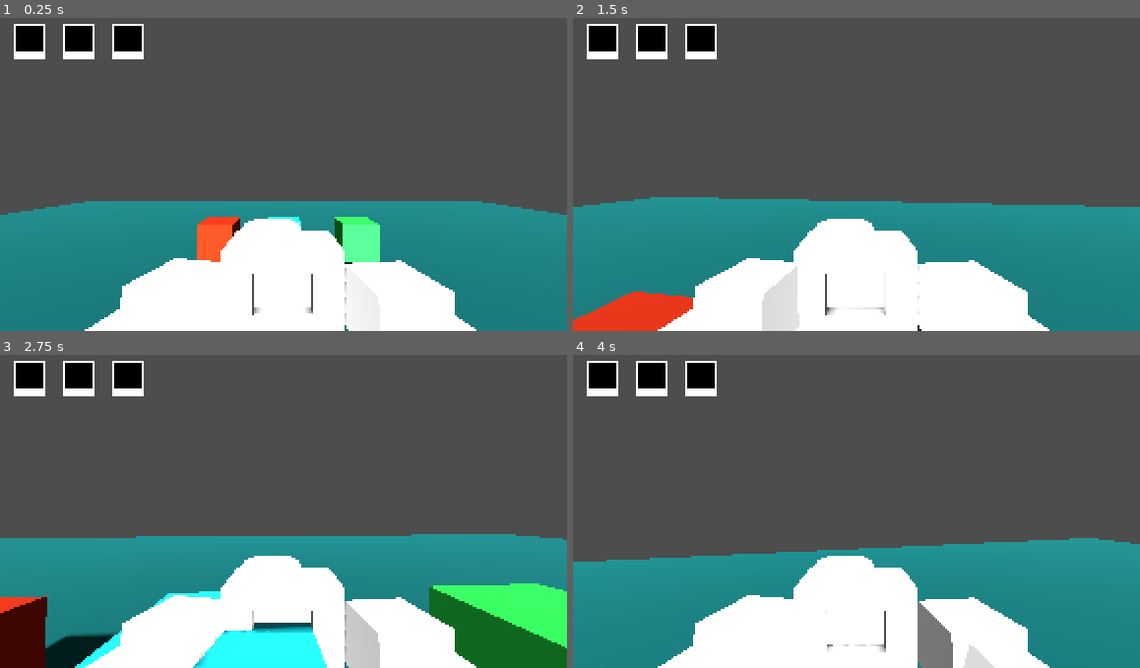
Above: before the commit, frames 1-4 (two rows, left to right).
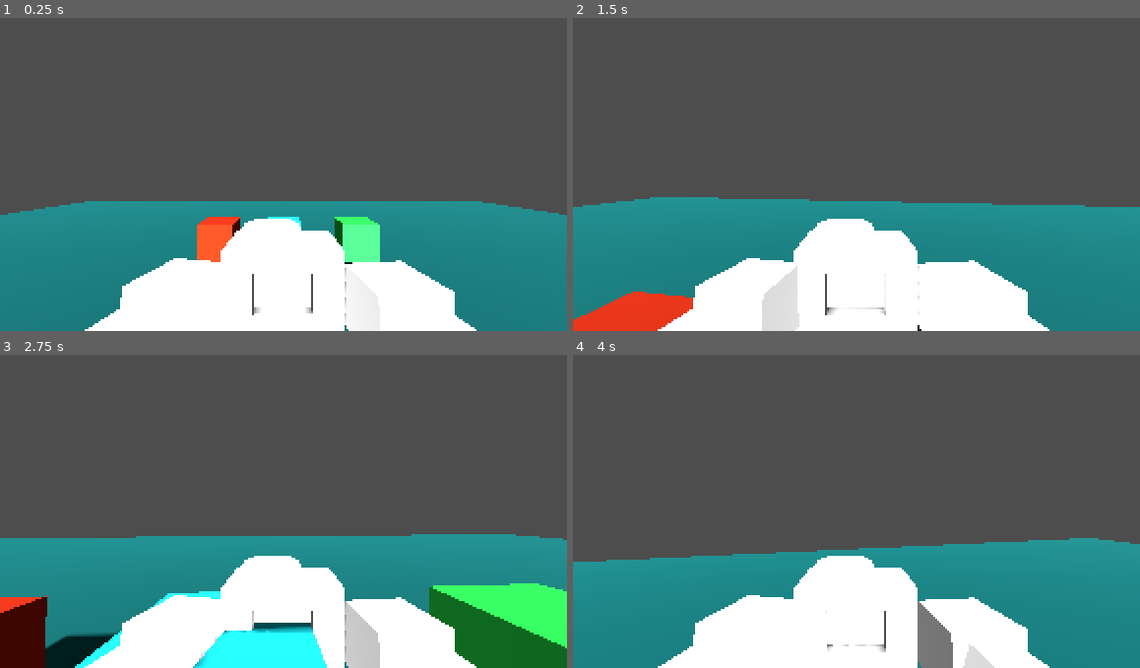
Above: after the commit, the same moments.

Repository: G4vp/TheCopyCam
Game: Godot game, scene res://Scenes/Environment/level.tscn
The game is run twice, just before and just after one commit, with the same random seed, the same clock (stepped at 60 frames per second) and the same inputs.
Inputs (mouse positions are in pixels of both pictures, inside the frame that each line leads up to):
- Up to frame 1 (0.25 s): no input
- Up to frame 2 (1.5 s): move the mouse to (884, 171) at 0.52 s; press the mouse at (884, 171) at 0.53 s; hold Up (move_up) from 0.53 s (still down); tap Space (jump) at 0.77 s; move the mouse to (828, 171) at 1.27 s; release the mouse at (828, 171) at 1.28 s; right-click (828, 171) at 1.35 s
- Up to frame 3 (2.75 s): keep holding Up (move_up); tap Space (jump) at 1.52 s; tap Enter at 2 s; move the mouse to (300, 502) at 2.02 s; press the mouse at (300, 502) at 2.03 s
- Up to frame 4 (4 s): keep holding Up (move_up); tap Space (jump) at 2.75, 3.02, 3.77 s; move the mouse to (850, 514) at 2.77 s; release the mouse at (850, 514) at 2.78 s; right-click (850, 514) at 2.85 s; move the mouse to (901, 511) at 3.52 s; press the mouse at (901, 511) at 3.53 s

The runs differ from the first frame. In frame 1, 1.9% of the frame differs, in the area x 2-26%, y 1-14%; in frame 2, 1.9%; in frame 3, 1.9%; in frame 4, 1.9%.

Commit message:
Test Levels

Diff:
--- a/Scenes/Characters/copy_cam_controller.gd
+++ b/Scenes/Characters/copy_cam_controller.gd
@@ -9,7 +9,7 @@
 @export var WHITE_PARTICLES : GPUParticles3D
 @export var RED_PARTICLES : GPUParticles3D
 
-@export var MAX_PHOTOS: int = 3
+var MAX_PHOTOS: int
 var PHOTOS_COUNT: int = 0
 var PHOTOS_PUT_COUNT : int = 0
 
@@ -21,7 +21,7 @@
 
 # Called when the node enters the scene tree for the first time.
 func _ready():
-	pass # Replace with function body.
+	MAX_PHOTOS = (self.owner as Player).MAX_PHOTOS
 
 
 # Called every frame. 'delta' is the elapsed time since the previous frame.
--- a/Scenes/Characters/player.gd
+++ b/Scenes/Characters/player.gd
@@ -1,3 +1,4 @@
+class_name Player
 extends CharacterBody3D
 
 const SPEED = 5.0
@@ -5,6 +6,7 @@
 
 @export var MOUSE_SENSITIVITY : float = 0.6
 @export var CAMERA_CONTROLLER : Node3D
+@export var MAX_PHOTOS: int
 
 
 var TILT_LOWER_LIMIT := deg_to_rad(-90.0)
--- a/Scenes/Characters/player.tscn
+++ b/Scenes/Characters/player.tscn
@@ -9,7 +9,7 @@
 
 [sub_resource type="CapsuleShape3D" id="CapsuleShape3D_11kdu"]
 
-[sub_resource type="CapsuleMesh" id="CapsuleMesh_baok0"]
+[sub_resource type="BoxMesh" id="BoxMesh_1dki1"]
 
 [node name="Player" type="CharacterBody3D" node_paths=PackedStringArray("CAMERA_CONTROLLER")]
 script = ExtResource("1_owhbk")
@@ -63,8 +63,9 @@
 shape = SubResource("CapsuleShape3D_11kdu")
 
 [node name="MeshInstance3D" type="MeshInstance3D" parent="CollisionShape3D"]
+transform = Transform3D(0.911888, 0, 0, 0, 0.818446, 0, 0, 0, 0.583972, 0, 1.05591, 0.484323)
 visible = false
-mesh = SubResource("CapsuleMesh_baok0")
+mesh = SubResource("BoxMesh_1dki1")
 skeleton = NodePath("../..")
 
 [connection signal="add_photos_frames" from="CameraController/CopyCamController" to="PhotosFrameControl" method="_on_add_photos_frames"]
--- /dev/null
+++ b/Scenes/Environment/Floor.gd
@@ -0,0 +1,17 @@
+extends MeshInstance3D
+
+
+# Called when the node enters the scene tree for the first time.
+func _ready():
+	pass # Replace with function body.
+
+
+# Called every frame. 'delta' is the elapsed time since the previous frame.
+func _process(delta):
+	pass
+
+
+func _on_area_3d_player_entered(body):
+	var player = body as Player
+	if player:
+		get_tree().reload_current_scene()
--- /dev/null
+++ b/Scenes/Environment/Level1.tscn
@@ -0,0 +1,73 @@
+[gd_scene load_steps=12 format=3 uid="uid://civ7ghdpn0q43"]
+
+[ext_resource type="PackedScene" uid="uid://bw7d85psgg340" path="res://Scenes/Objects/red_cube.tscn" id="1_2rtbj"]
+[ext_resource type="PackedScene" uid="uid://fdlxo75d2rod" path="res://Scenes/Characters/player.tscn" id="1_s84oy"]
+[ext_resource type="PackedScene" uid="uid://cedg63m5svkm6" path="res://Scenes/Environment/floor.tscn" id="2_a7ab5"]
+
+[sub_resource type="Environment" id="Environment_7e7mk"]
+background_mode = 1
+background_color = Color(0.00392157, 0.00784314, 0.0352941, 1)
+
+[sub_resource type="CameraAttributesPractical" id="CameraAttributesPractical_d1qnr"]
+
+[sub_resource type="BoxShape3D" id="BoxShape3D_577m8"]
+
+[sub_resource type="StandardMaterial3D" id="StandardMaterial3D_icbxx"]
+albedo_color = Color(0, 0.443137, 0.447059, 1)
+
+[sub_resource type="BoxMesh" id="BoxMesh_ihr71"]
+material = SubResource("StandardMaterial3D_icbxx")
+
+[sub_resource type="StandardMaterial3D" id="StandardMaterial3D_o4hur"]
+albedo_color = Color(1, 1, 0.560784, 0.301961)
+emission_enabled = true
+emission = Color(1, 0.960784, 0, 1)
+emission_energy_multiplier = 7.0
+rim_enabled = true
+refraction_enabled = true
+disable_receive_shadows = true
+grow_amount = 1.0
+
+[sub_resource type="BoxMesh" id="BoxMesh_litt5"]
+material = SubResource("StandardMaterial3D_o4hur")
+
+[sub_resource type="BoxShape3D" id="BoxShape3D_wdqjo"]
+
+[node name="Level1" type="Node3D"]
+
+[node name="red_cube" parent="." instance=ExtResource("1_2rtbj")]
+transform = Transform3D(1, 0, 0, 0, 1, 0, 0, 0, 1, 0, 1, 0)
+
+[node name="WorldEnvironment" type="WorldEnvironment" parent="."]
+environment = SubResource("Environment_7e7mk")
+camera_attributes = SubResource("CameraAttributesPractical_d1qnr")
+
+[node name="Player" parent="." instance=ExtResource("1_s84oy")]
+transform = Transform3D(1, 0, 0, 0, 1, 0, 0, 0, 1, 0, 2.34059, 12.9777)
+MAX_PHOTOS = 1
+
+[node name="DirectionalLight3D" type="DirectionalLight3D" parent="."]
+transform = Transform3D(1, 0, 0, 0, 0.827061, 0.562112, 0, -0.562112, 0.827061, 0, 18.0007, 16.1436)
+shadow_enabled = true
+
+[node name="Floor" parent="." instance=ExtResource("2_a7ab5")]
+
+[node name="StaticBody3D2" type="StaticBody3D" parent="."]
+transform = Transform3D(8.1469, 0, 0, 0, 1.76266, 0, 0, 0, 6.56546, 0.00822496, 1.16128, -15.5602)
+
+[node name="CollisionShape3D" type="CollisionShape3D" parent="StaticBody3D2"]
+shape = SubResource("BoxShape3D_577m8")
+
+[node name="MeshInstance3D2" type="MeshInstance3D" parent="StaticBody3D2"]
+mesh = SubResource("BoxMesh_ihr71")
+skeleton = NodePath("../../StaticBody3D/MeshInstance3D")
+
+[node name="StaticBody3D" type="Area3D" parent="."]
+transform = Transform3D(1.41763, 0, 0, 0, 2.95607, 0, 0, 0, 0.817863, 0, 3.83764, -15.8635)
+
+[node name="MeshInstance3D" type="MeshInstance3D" parent="StaticBody3D"]
+mesh = SubResource("BoxMesh_litt5")
+skeleton = NodePath("../..")
+
+[node name="CollisionShape3D" type="CollisionShape3D" parent="StaticBody3D"]
+shape = SubResource("BoxShape3D_wdqjo")
--- /dev/null
+++ b/Scenes/Environment/Level2.tscn
@@ -0,0 +1,73 @@
+[gd_scene load_steps=12 format=3 uid="uid://yeymdnw0do6a"]
+
+[ext_resource type="PackedScene" uid="uid://fdlxo75d2rod" path="res://Scenes/Characters/player.tscn" id="1_akjcu"]
+[ext_resource type="PackedScene" uid="uid://cedg63m5svkm6" path="res://Scenes/Environment/floor.tscn" id="2_vwsdv"]
+[ext_resource type="PackedScene" uid="uid://drbc4mlu2pion" path="res://Scenes/Objects/green_cube.tscn" id="3_ohq0x"]
+
+[sub_resource type="Environment" id="Environment_whqyi"]
+background_mode = 1
+background_color = Color(0.00392157, 0.00784314, 0.0352941, 1)
+
+[sub_resource type="CameraAttributesPractical" id="CameraAttributesPractical_61uey"]
+
+[sub_resource type="BoxShape3D" id="BoxShape3D_0tk7h"]
+
+[sub_resource type="StandardMaterial3D" id="StandardMaterial3D_ul0os"]
+albedo_color = Color(0, 0.443137, 0.447059, 1)
+
+[sub_resource type="BoxMesh" id="BoxMesh_a4ehk"]
+material = SubResource("StandardMaterial3D_ul0os")
+
+[sub_resource type="StandardMaterial3D" id="StandardMaterial3D_vgwbi"]
+albedo_color = Color(1, 1, 0.560784, 0.301961)
+emission_enabled = true
+emission = Color(1, 0.960784, 0, 1)
+emission_energy_multiplier = 7.0
+rim_enabled = true
+refraction_enabled = true
+disable_receive_shadows = true
+grow_amount = 1.0
+
+[sub_resource type="BoxMesh" id="BoxMesh_4o68e"]
+material = SubResource("StandardMaterial3D_vgwbi")
+
+[sub_resource type="BoxShape3D" id="BoxShape3D_o1jl8"]
+
+[node name="Level2" type="Node3D"]
+
+[node name="WorldEnvironment" type="WorldEnvironment" parent="."]
+environment = SubResource("Environment_whqyi")
+camera_attributes = SubResource("CameraAttributesPractical_61uey")
+
+[node name="Player" parent="." instance=ExtResource("1_akjcu")]
+transform = Transform3D(1, 0, 0, 0, 1, 0, 0, 0, 1, 0, 2.34059, 12.9777)
+MAX_PHOTOS = 3
+
+[node name="DirectionalLight3D" type="DirectionalLight3D" parent="."]
+transform = Transform3D(1, 0, 0, 0, 0.827061, 0.562112, 0, -0.562112, 0.827061, 0, 18.0007, 16.1436)
+shadow_enabled = true
+
+[node name="Floor" parent="." instance=ExtResource("2_vwsdv")]
+
+[node name="green_cube" parent="." instance=ExtResource("3_ohq0x")]
+transform = Transform3D(1, 0, 0, 0, 1, 0, 0, 0, 1, 0, 1.38392, 0)
+
+[node name="StaticBody3D2" type="StaticBody3D" parent="."]
+transform = Transform3D(8.1469, 0, 0, 0, 3.32104, 0, 0, 0, 6.56546, 0.00632238, 1.64915, -15.5592)
+
+[node name="CollisionShape3D" type="CollisionShape3D" parent="StaticBody3D2"]
+shape = SubResource("BoxShape3D_0tk7h")
+
+[node name="MeshInstance3D2" type="MeshInstance3D" parent="StaticBody3D2"]
+mesh = SubResource("BoxMesh_a4ehk")
+skeleton = NodePath("../../StaticBody3D/MeshInstance3D")
+
+[node name="StaticBody3D" type="Area3D" parent="."]
+transform = Transform3D(1.41763, 0, 0, 0, 2.95607, 0, 0, 0, 0.817863, 0, 5.34728, -15.8635)
+
+[node name="MeshInstance3D" type="MeshInstance3D" parent="StaticBody3D"]
+mesh = SubResource("BoxMesh_4o68e")
+skeleton = NodePath("../..")
+
+[node name="CollisionShape3D" type="CollisionShape3D" parent="StaticBody3D"]
+shape = SubResource("BoxShape3D_o1jl8")
--- /dev/null
+++ b/Scenes/Environment/floor.tscn
@@ -0,0 +1,32 @@
+[gd_scene load_steps=6 format=3 uid="uid://cedg63m5svkm6"]
+
+[ext_resource type="Script" path="res://Scenes/Environment/Floor.gd" id="1_8ojms"]
+
+[sub_resource type="StandardMaterial3D" id="StandardMaterial3D_vb521"]
+albedo_color = Color(0, 0.443137, 0.447059, 1)
+
+[sub_resource type="BoxMesh" id="BoxMesh_mdlmg"]
+material = SubResource("StandardMaterial3D_vb521")
+
+[sub_resource type="BoxShape3D" id="BoxShape3D_t4nqy"]
+size = Vector3(2.36419, 1, 2.06168)
+
+[sub_resource type="BoxShape3D" id="BoxShape3D_5fghb"]
+
+[node name="Floor" type="MeshInstance3D"]
+transform = Transform3D(39.1411, 0, 0, 0, 0.547669, 0, 0, 0, 40.8739, 0, 0, 0)
+mesh = SubResource("BoxMesh_mdlmg")
+script = ExtResource("1_8ojms")
+
+[node name="Area3D" type="Area3D" parent="."]
+
+[node name="CollisionShape3D" type="CollisionShape3D" parent="Area3D"]
+transform = Transform3D(1, 0, 0, 0, 1, 0, 0, 0, 1, 0, -8.99286, 0)
+shape = SubResource("BoxShape3D_t4nqy")
+
+[node name="StaticBody3D" type="StaticBody3D" parent="."]
+
+[node name="CollisionShape3D" type="CollisionShape3D" parent="StaticBody3D"]
+shape = SubResource("BoxShape3D_5fghb")
+
+[connection signal="body_entered" from="Area3D" to="." method="_on_area_3d_player_entered"]
--- a/Scenes/Environment/level.tscn
+++ b/Scenes/Environment/level.tscn
@@ -1,21 +1,14 @@
-[gd_scene load_steps=10 format=3 uid="uid://b2daw0iqjjywe"]
+[gd_scene load_steps=8 format=3 uid="uid://b2daw0iqjjywe"]
 
 [ext_resource type="PackedScene" uid="uid://fdlxo75d2rod" path="res://Scenes/Characters/player.tscn" id="1_sj7s6"]
 [ext_resource type="PackedScene" uid="uid://bw7d85psgg340" path="res://Scenes/Objects/red_cube.tscn" id="2_5k2wg"]
+[ext_resource type="PackedScene" uid="uid://cedg63m5svkm6" path="res://Scenes/Environment/floor.tscn" id="2_6f1ka"]
 [ext_resource type="PackedScene" uid="uid://drbc4mlu2pion" path="res://Scenes/Objects/green_cube.tscn" id="2_a8xfv"]
 [ext_resource type="PackedScene" uid="uid://csdcffe0sjepj" path="res://Scenes/Objects/blue_cube.tscn" id="4_uy2gw"]
 
 [sub_resource type="Environment" id="Environment_k625w"]
 
 [sub_resource type="CameraAttributesPractical" id="CameraAttributesPractical_oun7q"]
-
-[sub_resource type="StandardMaterial3D" id="StandardMaterial3D_vb521"]
-albedo_color = Color(0, 0.443137, 0.447059, 1)
-
-[sub_resource type="BoxMesh" id="BoxMesh_a3f0e"]
-material = SubResource("StandardMaterial3D_vb521")
-
-[sub_resource type="BoxShape3D" id="BoxShape3D_8ipng"]
 
 [node name="Level" type="Node3D"]
 
@@ -30,14 +23,7 @@
 transform = Transform3D(1, 0, 0, 0, 0.827061, 0.562112, 0, -0.562112, 0.827061, 0, 18.0007, 16.1436)
 shadow_enabled = true
 
-[node name="Floor" type="MeshInstance3D" parent="."]
-transform = Transform3D(39.1411, 0, 0, 0, 0.547669, 0, 0, 0, 40.8739, 0, 0, 0)
-mesh = SubResource("BoxMesh_a3f0e")
-
-[node name="StaticBody3D" type="StaticBody3D" parent="Floor"]
-
-[node name="CollisionShape3D" type="CollisionShape3D" parent="Floor/StaticBody3D"]
-shape = SubResource("BoxShape3D_8ipng")
+[node name="Floor" parent="." instance=ExtResource("2_6f1ka")]
 
 [node name="green_cube" parent="." instance=ExtResource("2_a8xfv")]
 transform = Transform3D(1, 0, 0, 0, 1, 0, 0, 0, 1, 2.12617, 1.6074, -6)
--- a/project.godot
+++ b/project.godot
@@ -19,6 +19,7 @@
 
 window/size/viewport_width=576
 window/size/viewport_height=324
+window/size/mode=2
 window/stretch/mode="viewport"
 window/stretch/scale=2.0
 
